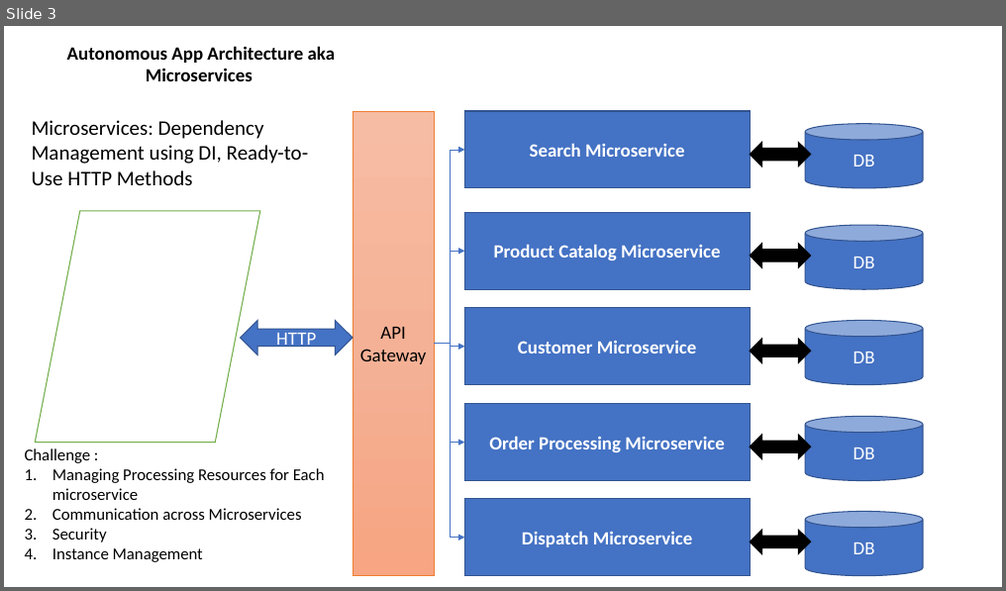
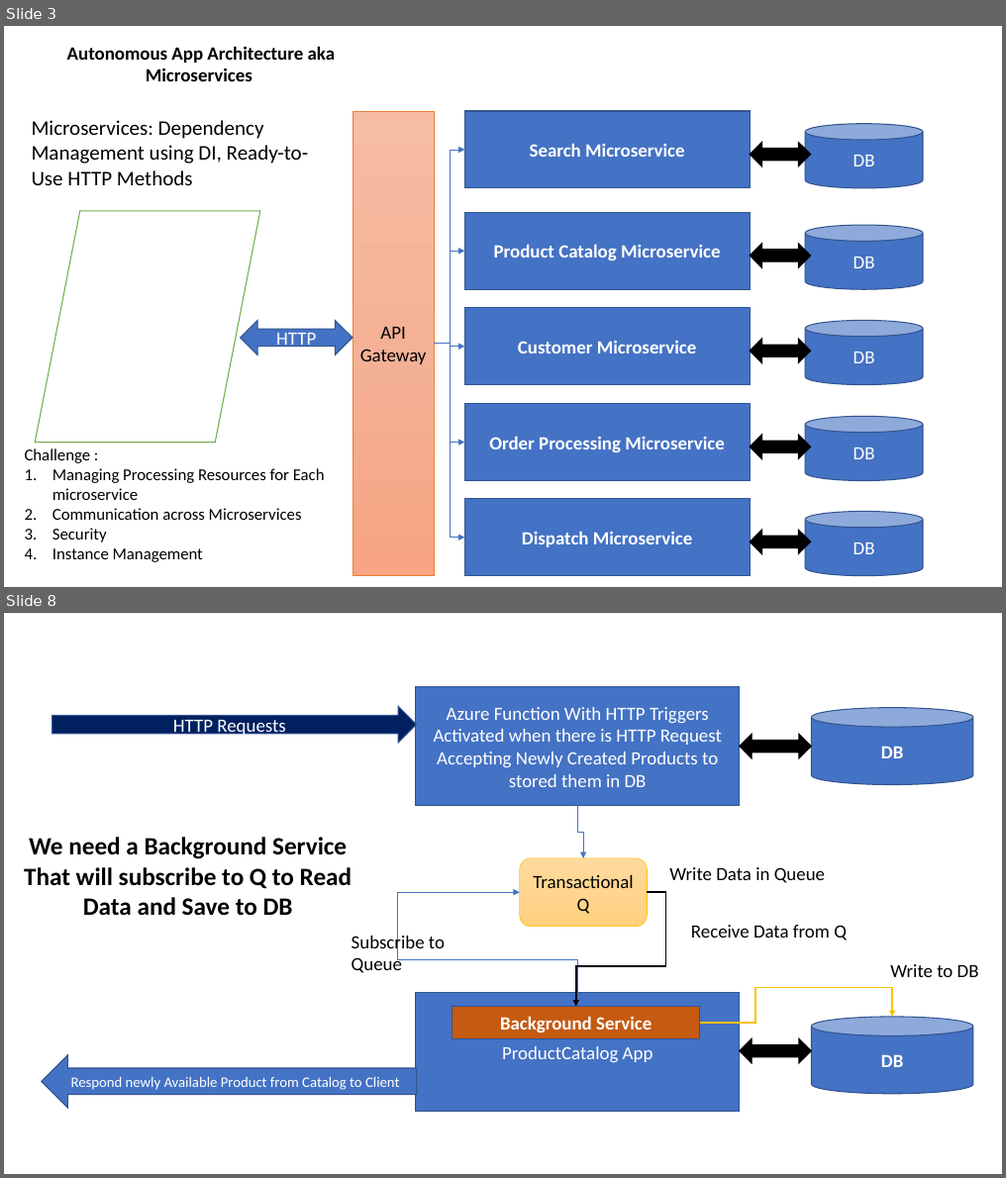
Before and after one commit to maheshsabnis/FunctionMay, a slide deck: Training_Images.pptx. Shown one above the other, each under a label of ours: slide 3 before the commit, slides 3 and 8 after it; the slides between them are not shown. The pictures are 1006x591 and 1006x1178 pixels, drawn with LibreOffice and Linux fonts; fonts in the diff are those of the drawing. Boxes give left, top, right and bottom in pixels: in the first picture for what was removed or moved away, otherwise in the second. Text is boxed around its words. In the diff, an @@ line names an element or a change of style, - is before the commit and + after.

```diff
--- a/Training_Images.pptx
+++ b/Training_Images.pptx
@@ slide 8 added at (4, 613, 1002, 1174), background #FFFFFF @@
@@ rectangle added at (416, 687, 740, 805), fill #4472C4, outline #325491 1 pt, 18 pt, text #FFFFFF @@
+Azure Function With HTTP Triggers
+Activated when there is HTTP Request
+Accepting Newly Created Products to stored them in DB
@@ right arrow added at (52, 706, 417, 743), fill #002060, outline #325491 1 pt, 18 pt, text #FFFFFF @@
+HTTP Requests
@@ cylinder added at (812, 708, 973, 785), fill #4472C4, outline #325491 1 pt, 18 pt, text #FFFFFF, bold @@
+DB
@@ left right arrow added at (740, 735, 812, 759), fill #000000, outline #000000 1 pt @@
@@ elbow arrow added from (577, 805) to (583, 859), #4472C4 0.5 pt @@
@@ text added at (24, 837, 351, 915), 24 pt, text #000000, bold @@
+We need a Background Service That will subscribe to Q to Read Data and Save to DB
@@ rounded rectangle added at (520, 859, 648, 927), fill gradient #FFDB9E to #FFD590 to #FFD07C, outline #FFC000 0.5 pt, 18 pt, text #000000 @@
+Transactional Q
@@ text added at (669, 867, 825, 883), 18 pt, text #000000 @@
+Write Data in Queue
@@ elbow arrow added from (577, 992) to (520, 892), #4472C4 0.5 pt @@
@@ elbow arrow added from (648, 892) to (576, 1007), #000000 1.5 pt @@
@@ text added at (351, 933, 445, 973), 18 pt, text #000000 @@
+Subscribe to Queue
@@ text added at (691, 925, 846, 941), 18 pt, text #000000 @@
+Receive Data from Q
@@ text added at (890, 964, 979, 977), 18 pt, text #000000 @@
+Write to DB
@@ rectangle added at (416, 992, 740, 1111), fill #4472C4, outline #325491 1 pt, 18 pt, text #FFFFFF @@
+ProductCatalog App
@@ elbow arrow added from (700, 1023) to (893, 1017), #FFC000 1.5 pt @@
@@ rectangle added at (452, 1007, 700, 1040), fill #C55A11, outline #325491 1 pt, 18 pt, text #FFFFFF, bold @@
+Background Service
@@ cylinder added at (812, 1017, 973, 1094), fill #4472C4, outline #325491 1 pt, 18 pt, text #FFFFFF, bold @@
+DB
@@ left arrow added at (42, 1056, 417, 1109), fill #4472C4, outline #325491 1 pt, 14 pt, text #FFFFFF @@
+Respond newly Available Product from Catalog to Client
@@ left right arrow added at (740, 1039, 812, 1063), fill #000000, outline #000000 1 pt @@
```
Also in this commit, not shown: 2 slides changed, 3 other slides added, 23 other files.
